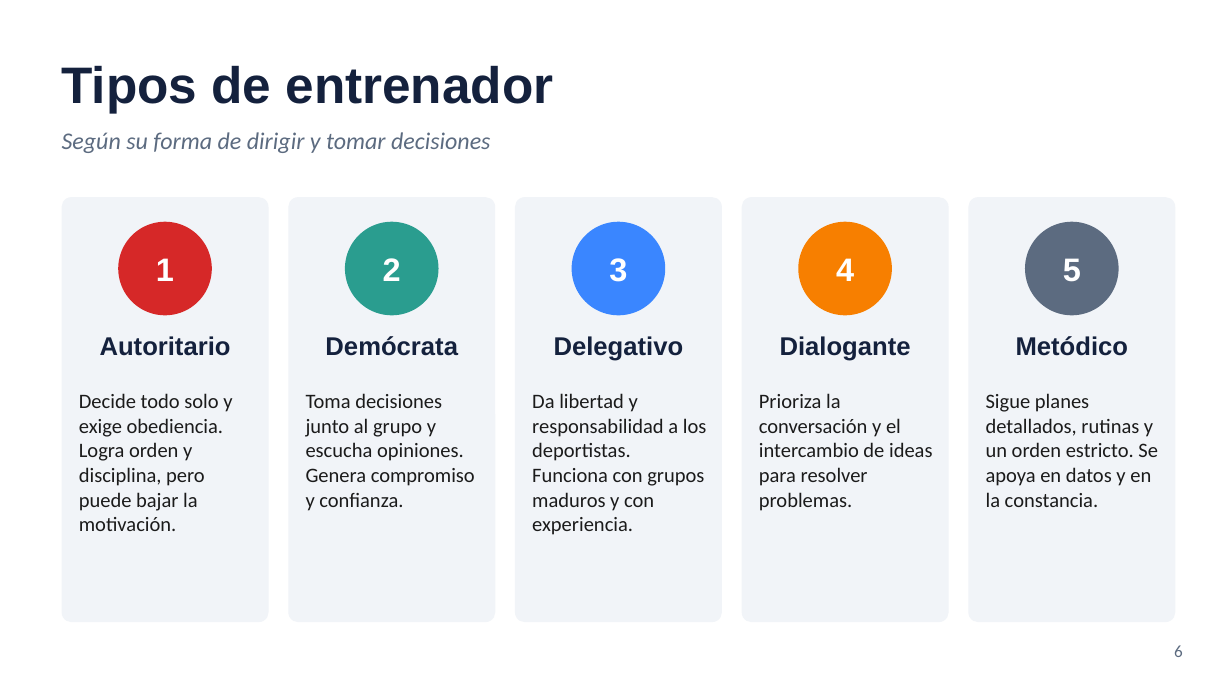
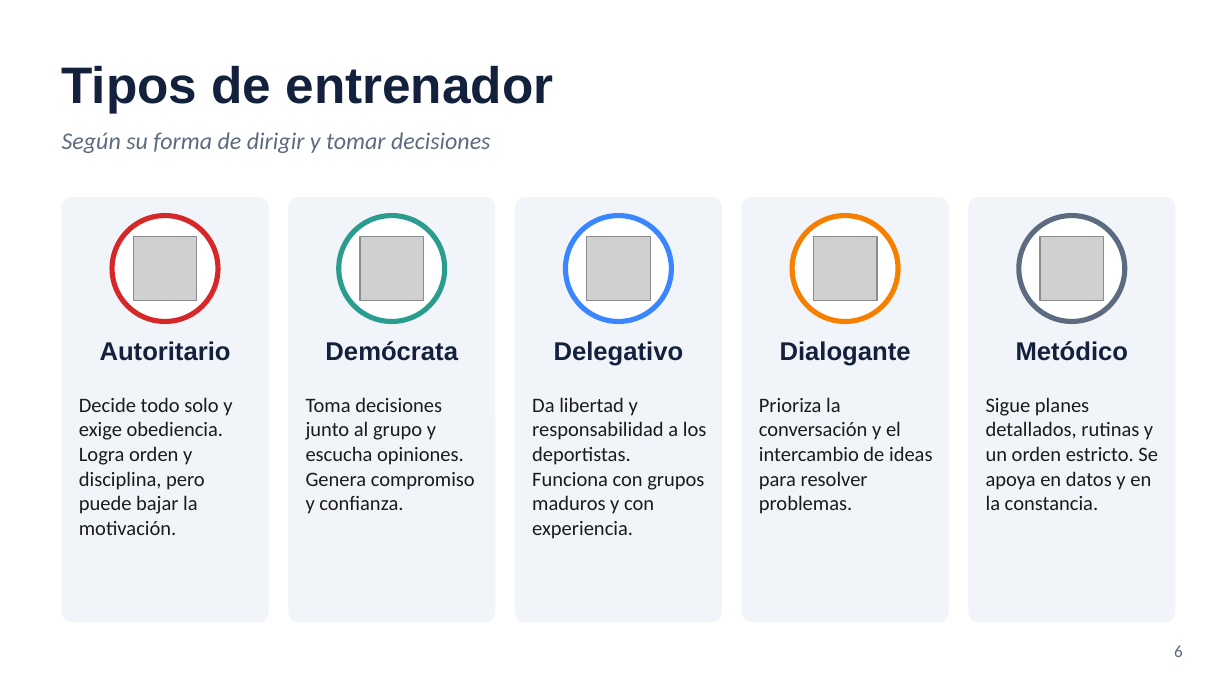
Before and after one commit to lentesparajoseee9/paginas, a slide deck: slide 6 of presentacion/Entrenador_Deportivo.pptx. Drawn at 1232x693 pixels with LibreOffice and Linux fonts; fonts in the diff are those of the drawing; grey boxes stand for pictures. Boxes give left, top, right and bottom in pixels: in the first picture for what was removed or moved away, otherwise in the second. Text is boxed around its words. In the diff, an @@ line names an element or a change of style, - is before the commit and + after.

```diff
--- a/presentacion/Entrenador_Deportivo.pptx
+++ b/presentacion/Entrenador_Deportivo.pptx
@@ ellipse added at [112, 216, 218, 322], fill #FFFFFF, outline #D62828 3 pt @@
@@ ellipse removed at [118, 222, 212, 315] @@
-1
@@ picture added at [133, 237, 197, 301] @@
@@ ellipse added at [339, 216, 445, 322], fill #FFFFFF, outline #2A9D8F 3 pt @@
@@ ellipse removed at [345, 222, 439, 315] @@
-2
@@ picture added at [360, 237, 424, 301] @@
@@ ellipse added at [565, 216, 671, 322], fill #FFFFFF, outline #3A86FF 3 pt @@
@@ ellipse removed at [572, 222, 665, 315] @@
-3
@@ picture added at [586, 237, 650, 301] @@
@@ ellipse added at [792, 216, 898, 322], fill #FFFFFF, outline #F77F00 3 pt @@
@@ ellipse removed at [798, 222, 892, 315] @@
-4
@@ picture added at [813, 237, 877, 301] @@
@@ ellipse added at [1019, 216, 1125, 322], fill #FFFFFF, outline #5C6B80 3 pt @@
@@ ellipse removed at [1025, 222, 1119, 315] @@
-5
@@ picture added at [1040, 237, 1104, 301] @@
@@ 5 texts: place and size @@
-5 texts at [100, 336, 1128, 361]
+5 texts at [100, 341, 1128, 366]
@@ text "Decide todo solo y exige ...": place and size @@
-text "Decide todo solo y exige ..." at [79, 393, 232, 531]
+text "Decide todo solo y exige ..." at [79, 397, 232, 535]
@@ text "Toma decisiones junto al grupo ...": place and size @@
-text "Toma decisiones junto al grupo ..." at [306, 393, 475, 511]
+text "Toma decisiones junto al grupo ..." at [306, 397, 475, 514]
@@ text "Da libertad y responsabilidad a ...": place and size @@
-text "Da libertad y responsabilidad a ..." at [532, 393, 707, 535]
+text "Da libertad y responsabilidad a ..." at [532, 397, 707, 539]
@@ text "Prioriza la conversación y el ...": place and size @@
-text "Prioriza la conversación y el ..." at [759, 393, 933, 511]
+text "Prioriza la conversación y el ..." at [759, 397, 933, 514]
@@ text "Sigue planes detallados, rutinas y ...": place and size @@
-text "Sigue planes detallados, rutinas y ..." at [986, 393, 1158, 507]
+text "Sigue planes detallados, rutinas y ..." at [986, 397, 1158, 510]
```
Also in this commit, not shown: 8 other slides changed.
